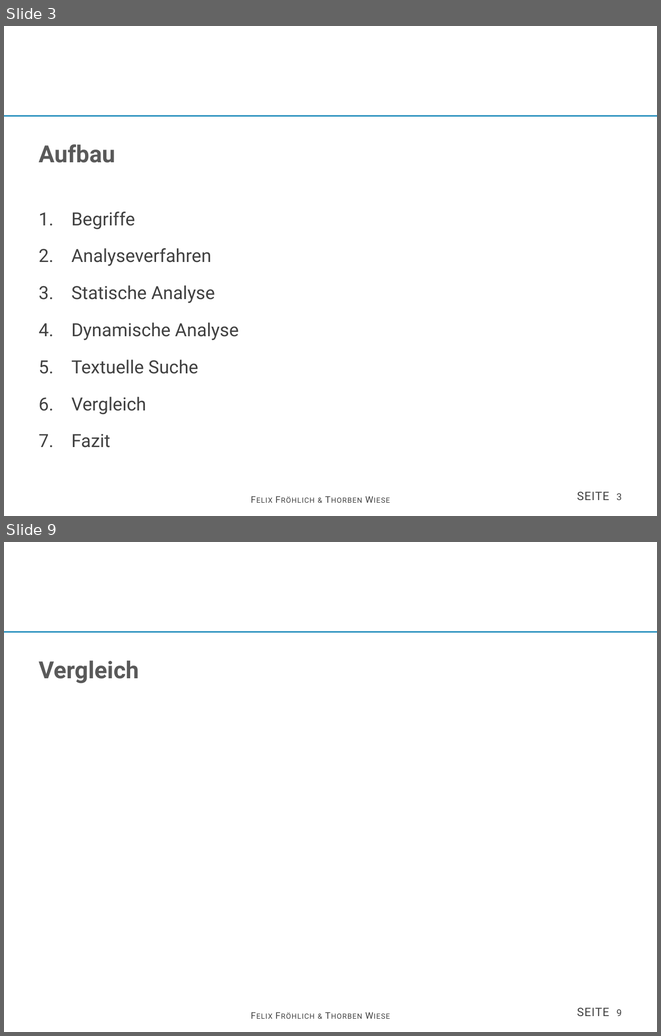
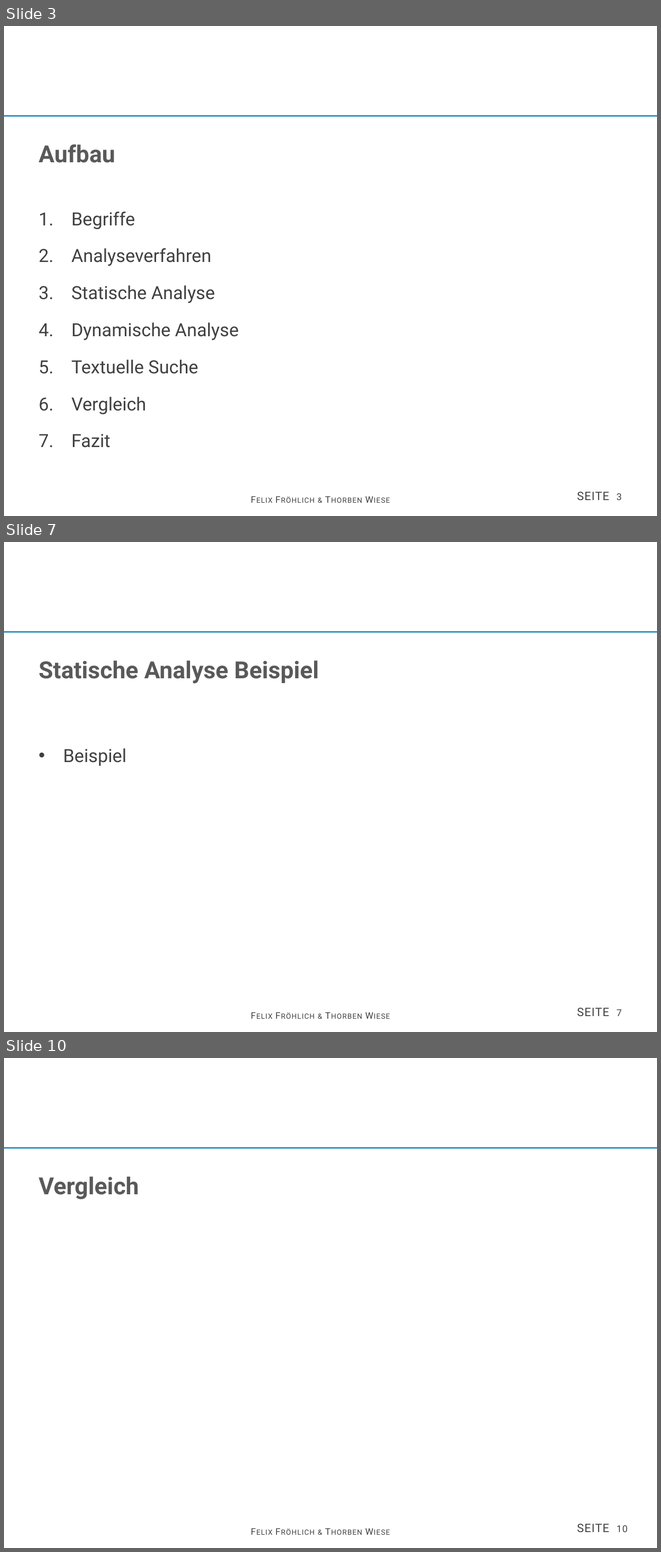
Before and after one commit to thorbenwiese/SRE, a slide deck: vortrag.pptx. Shown one above the other, each under a label of ours: slides 3 and 9 before the commit, slides 3, 7 and 10 after it; the slides between them are not shown. The pictures are 661x1036 and 661x1552 pixels, drawn with LibreOffice and Linux fonts; fonts in the diff are those of the drawing; background and template pictures are left out. Boxes give left, top, right and bottom in pixels: in the first picture for what was removed or moved away, otherwise in the second. Text is boxed around its words. In the diff, an @@ line names an element or a change of style, - is before the commit and + after.

```diff
--- a/vortrag.pptx
+++ b/vortrag.pptx
@@ slide 7 added at bbox=[4, 542, 657, 1032], background #FFFFFF; not listed: 4 template elements that a slide beside it also shows @@
@@ title added at bbox=[38, 660, 319, 684], 26 pt, text #595959, bold @@
+Statische Analyse Beispiel
@@ text added at bbox=[63, 748, 127, 766], 20 pt, text #404040 @@
+• Beispiel
@@ what was slide 9 is now slide 10 @@
@@ page number at bbox=[577, 1523, 628, 1532]: text changed @@
-seite 9
+seite 10
```
Also in this commit, not shown: 3 slides changed, 3 other slides added, 3 slides removed, 2 other files.
